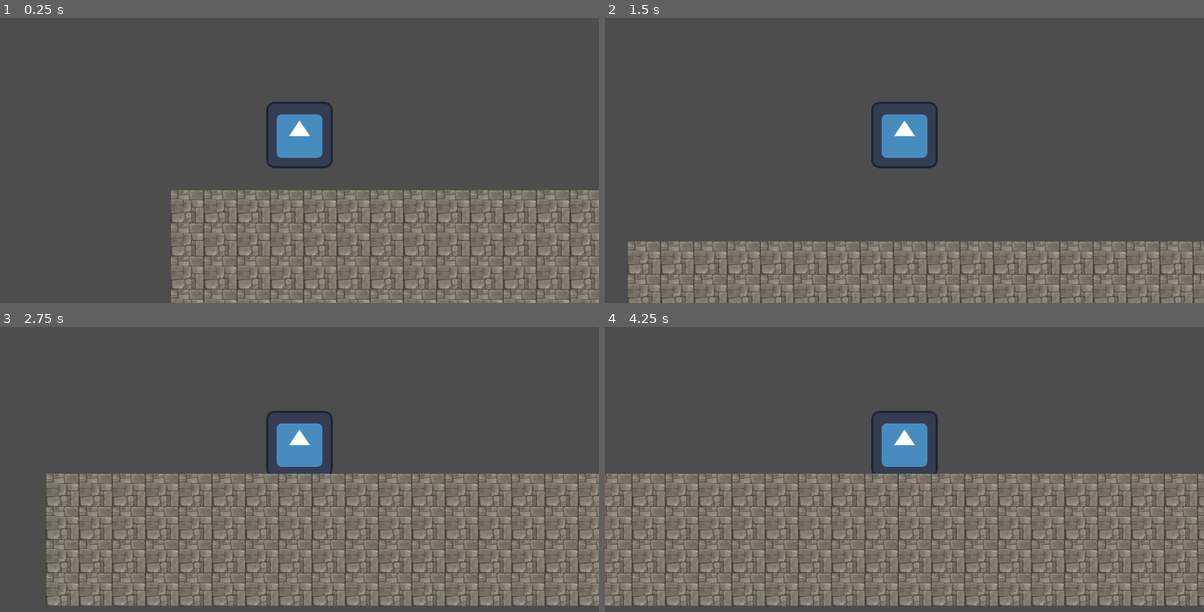
Above: before the commit, frames 1-4 (two rows, left to right).
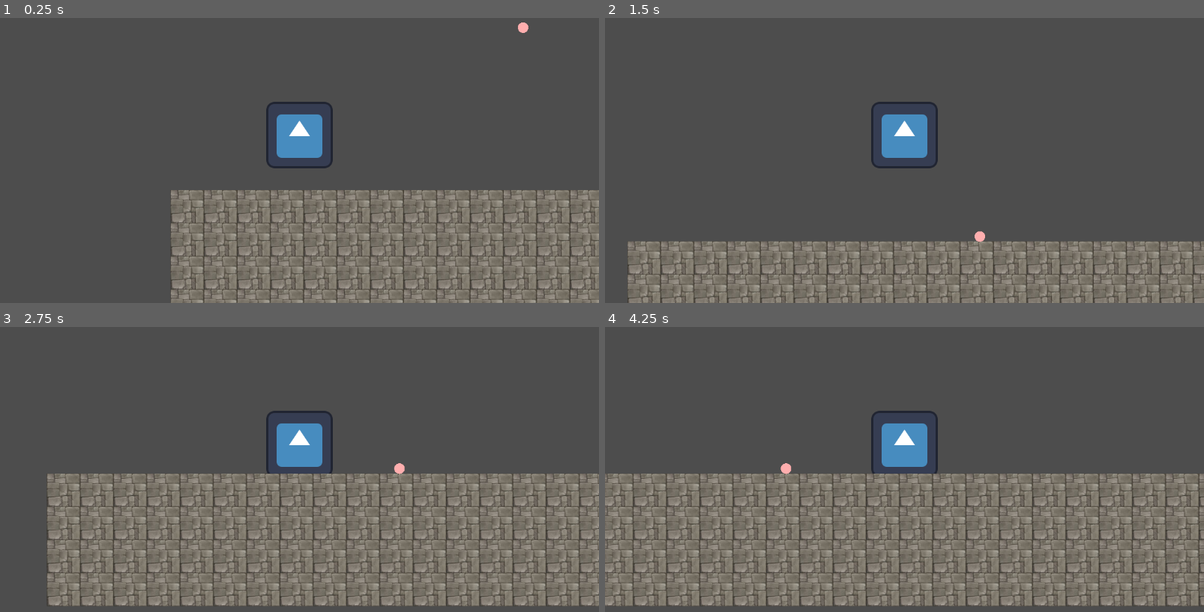
Above: after the commit, the same moments.

Repository: Sogrief/stairs
Game: Godot game, scene res://scenes/level/main.tscn
Same seed, same stepped clock (60 frames per second), same inputs: the game is played once before the commit and once after it. The engine's default icon, where the game draws it, is replaced by a stand-in: a white triangle on a blue panel in a dark square.
Inputs:
- Up to frame 1 (0.25 s): no input
- Up to frame 2 (1.5 s): hold Right (move_right) from 0.53 s (still down); tap Up (jump) at 0.77 s
- Up to frame 3 (2.75 s): tap Up (jump) at 1.52 s; release Right (move_right) at 2.03 s; hold Left (move_left) from 2.03 s (still down)
- Up to frame 4 (4.25 s): release Left (move_left) at 2.78 s; hold Right (move_right) from 2.78 s (still down); tap Up (jump) at 3.02, 3.77 s

The runs differ from the first frame. In frame 1, less than 0.1% of the frame differs, in the area x 86-89%, y 1-6%; in frame 2, less than 0.1%; in frame 3, 6.6%; in frame 4, 7.2%, in the area x 0-100%, y 47-98%.

Commit message:
création d'un premier projectile avec de la physique

Diff:
--- a/scenes/level/main.tscn
+++ b/scenes/level/main.tscn
@@ -1,7 +1,8 @@
-[gd_scene load_steps=3 format=3 uid="uid://dlh4j7baqcd0a"]
+[gd_scene load_steps=4 format=3 uid="uid://dlh4j7baqcd0a"]
 
 [ext_resource type="PackedScene" uid="uid://pklwlhm18nvx" path="res://scenes/stairs/stair.tscn" id="1_x3s6r"]
 [ext_resource type="PackedScene" uid="uid://burikkdqjftcb" path="res://scenes/player/player.tscn" id="2_tvdgu"]
+[ext_resource type="PackedScene" uid="uid://d3pv7pb8xkfho" path="res://scenes/projectiles/projectile.tscn" id="3_6vax7"]
 
 [node name="main" type="Node2D"]
 
@@ -10,3 +11,6 @@
 
 [node name="Stairs" parent="." instance=ExtResource("1_x3s6r")]
 position = Vector2(502, -85)
+
+[node name="projectile" parent="." instance=ExtResource("3_6vax7")]
+position = Vector2(866, 0)
--- a/scenes/projectiles/projectile.tscn
+++ b/scenes/projectiles/projectile.tscn
@@ -1,5 +1,16 @@
-[gd_scene format=3 uid="uid://d3pv7pb8xkfho"]
+[gd_scene load_steps=3 format=3 uid="uid://d3pv7pb8xkfho"]
 
-[node name="Node2D" type="Node2D"]
+[ext_resource type="Texture2D" uid="uid://21qwpm55fcqs" path="res://scenes/projectiles/assets/projectile.png" id="1_fvof1"]
 
-[node name="Sprite2D" type="Sprite2D" parent="."]
+[sub_resource type="CircleShape2D" id="CircleShape2D_11frr"]
+
+[node name="projectile" type="RigidBody2D"]
+scale = Vector2(4.39233, 4.39233)
+
+[node name="sprite_2d" type="Sprite2D" parent="."]
+rotation = 3.14159
+scale = Vector2(0.0778502, 0.0778502)
+texture = ExtResource("1_fvof1")
+
+[node name="CollisionShape2D" type="CollisionShape2D" parent="."]
+shape = SubResource("CircleShape2D_11frr")
